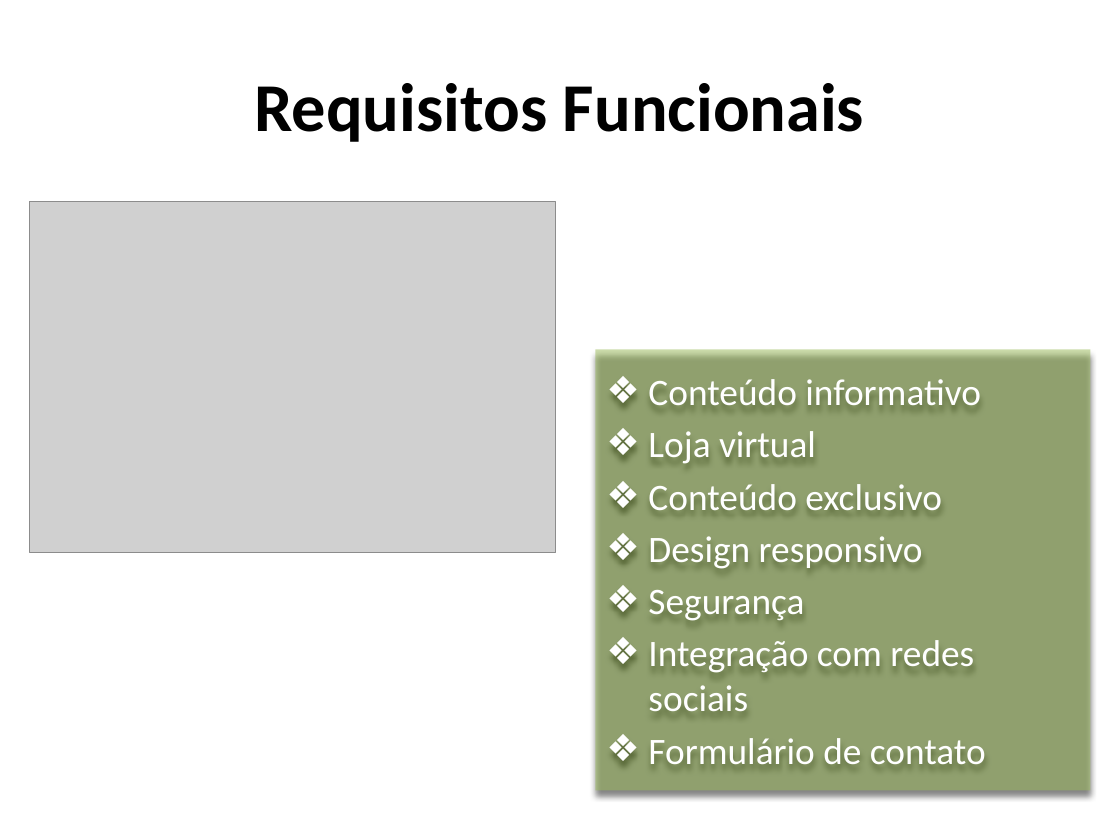
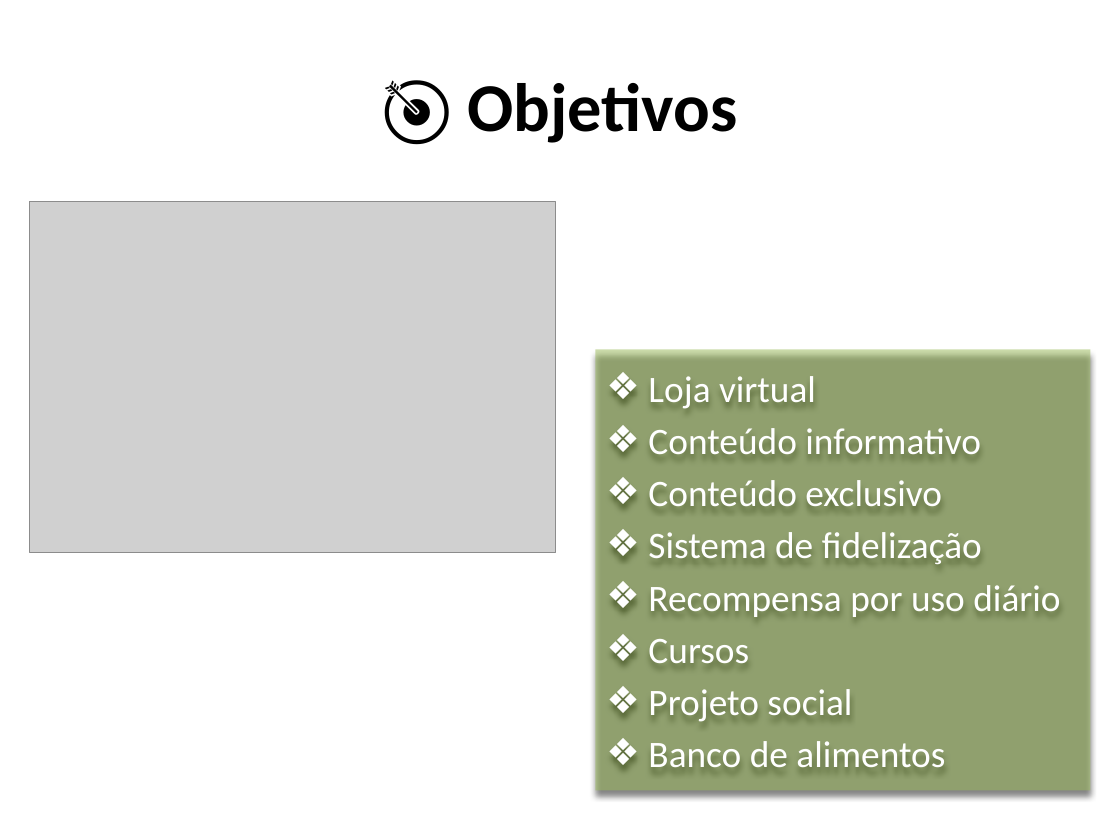
Before and after one commit to IgoRenatoo/JS-Proz-HortaUrbana, a slide deck: slide 3 of presentation.pptx. Drawn at 1120x840 pixels with LibreOffice and Linux fonts; fonts in the diff are those of the drawing; grey boxes stand for pictures; background and template pictures are left out. Boxes give left, top, right and bottom in pixels: in the first picture for what was removed or moved away, otherwise in the second. Text is boxed around its words. In the diff, an @@ line names an element or a change of style, - is before the commit and + after.

```diff
--- a/presentation.pptx
+++ b/presentation.pptx
@@ title at box(467, 83, 737, 143): text changed @@
-Requisitos Funcionais
+🎯 Objetivos
@@ text at box(648, 376, 816, 409): paragraph added @@
+❖ Loja virtual
@@ text at box(648, 431, 816, 464): paragraph removed @@
-❖ Loja virtual
@@ text at box(648, 532, 1060, 767): text changed @@
-❖ Design responsivo
-❖ Segurança
-❖ Integração com redes sociais
-❖ Formulário de contato
+❖ Sistema de fidelização
+❖ Recompensa por uso diário
+❖ Cursos
+❖ Projeto social
+❖ Banco de alimentos
```
Also in this commit, not shown: 4 other slides changed, 2 slides removed, 7 other files.
